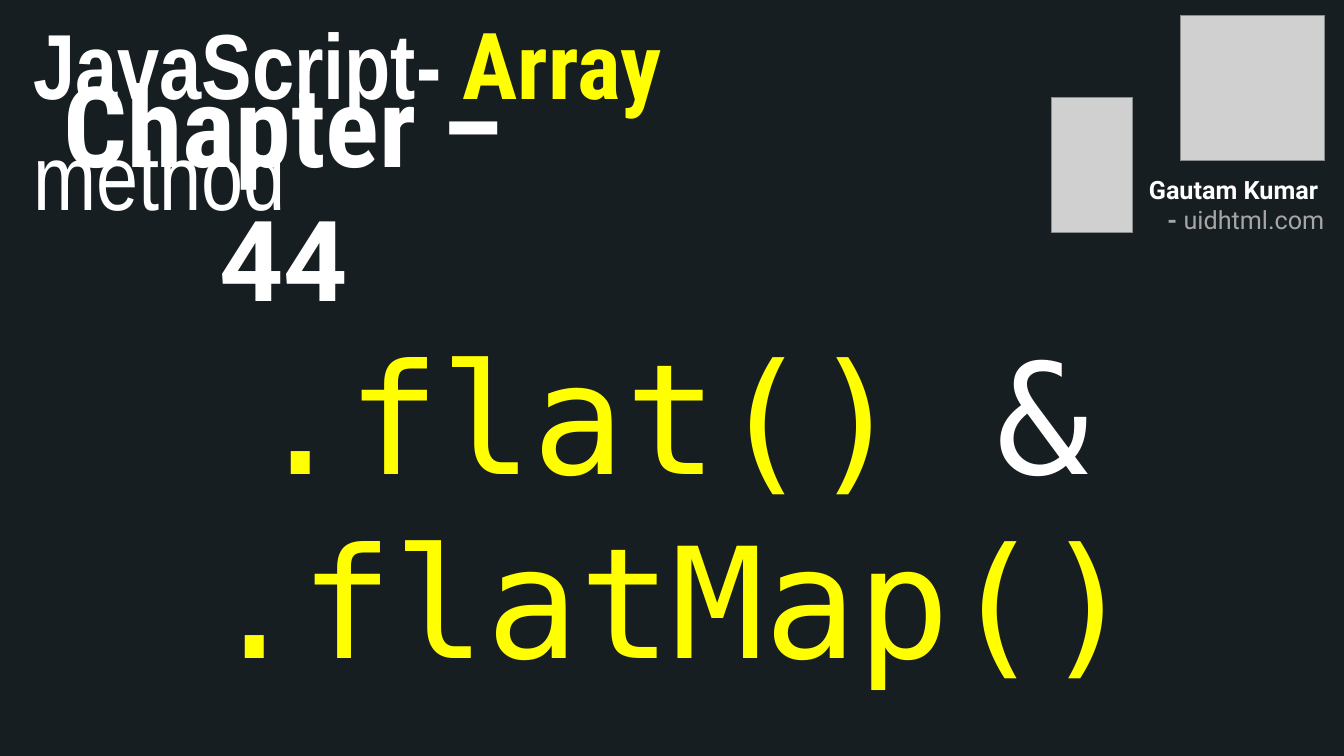
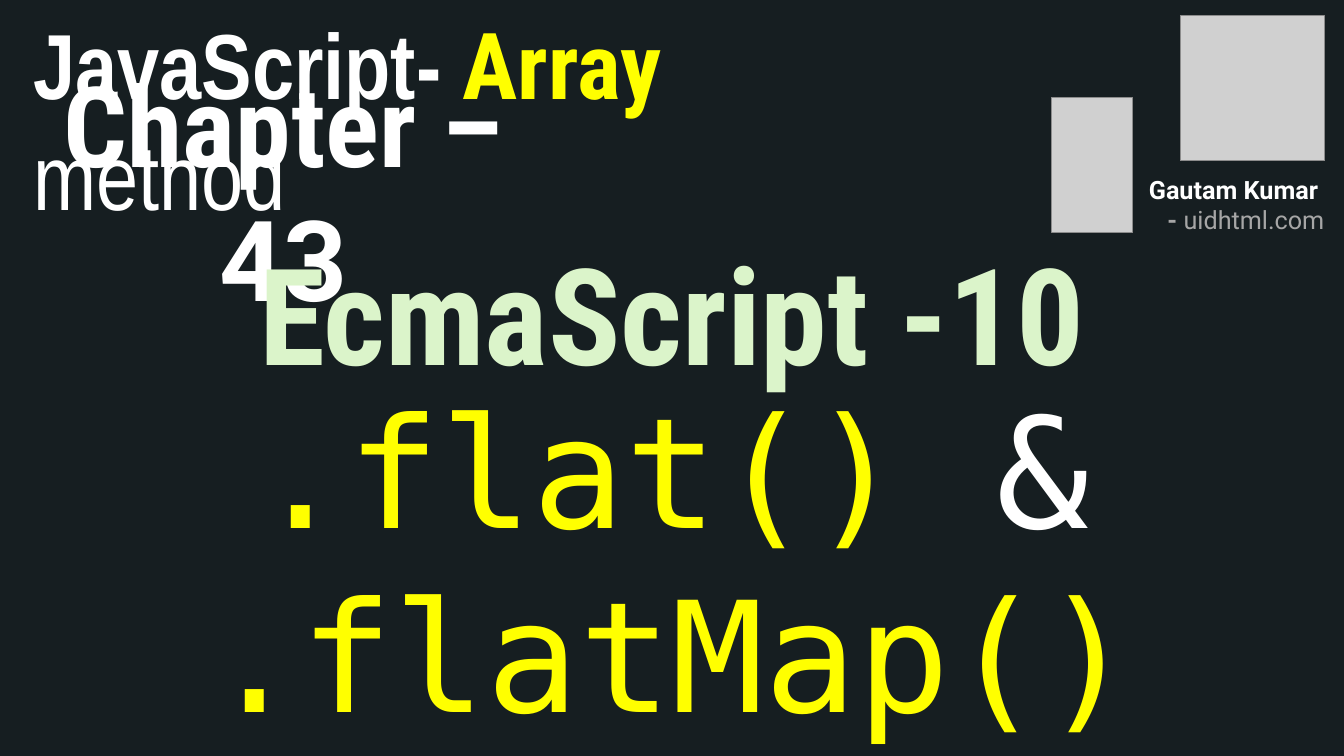
Before and after one commit to uidhtml/javascript-tutorials, a slide deck: slide 98 of Javascript Tutorials.pptx. Drawn at 1344x756 pixels with LibreOffice and Linux fonts; fonts in the diff are those of the drawing; grey boxes stand for pictures. Boxes give left, top, right and bottom in pixels: in the first picture for what was removed or moved away, otherwise in the second. Text is boxed around its words. In the diff, an @@ line names an element or a change of style, - is before the commit and + after.

Commit message:
Added chapter 43

```diff
--- a/Javascript Tutorials.pptx
+++ b/Javascript Tutorials.pptx
@@ title at <box>64,64,416,327</box>: text changed @@
-Chapter – 44
+Chapter – 43
@@ text added at <box>259,242,1085,393</box>, 96 pt, text #DBF4CA, bold @@
+EcmaScript -10
@@ text ".flat() & .flatMap()": place and size @@
-text ".flat() & .flatMap()" at <box>208,356,1135,690</box>
+text ".flat() & .flatMap()" at <box>208,410,1135,744</box>
```
Also in this commit, not shown: 4 other slides changed, 1 slide added, 12 other files.
